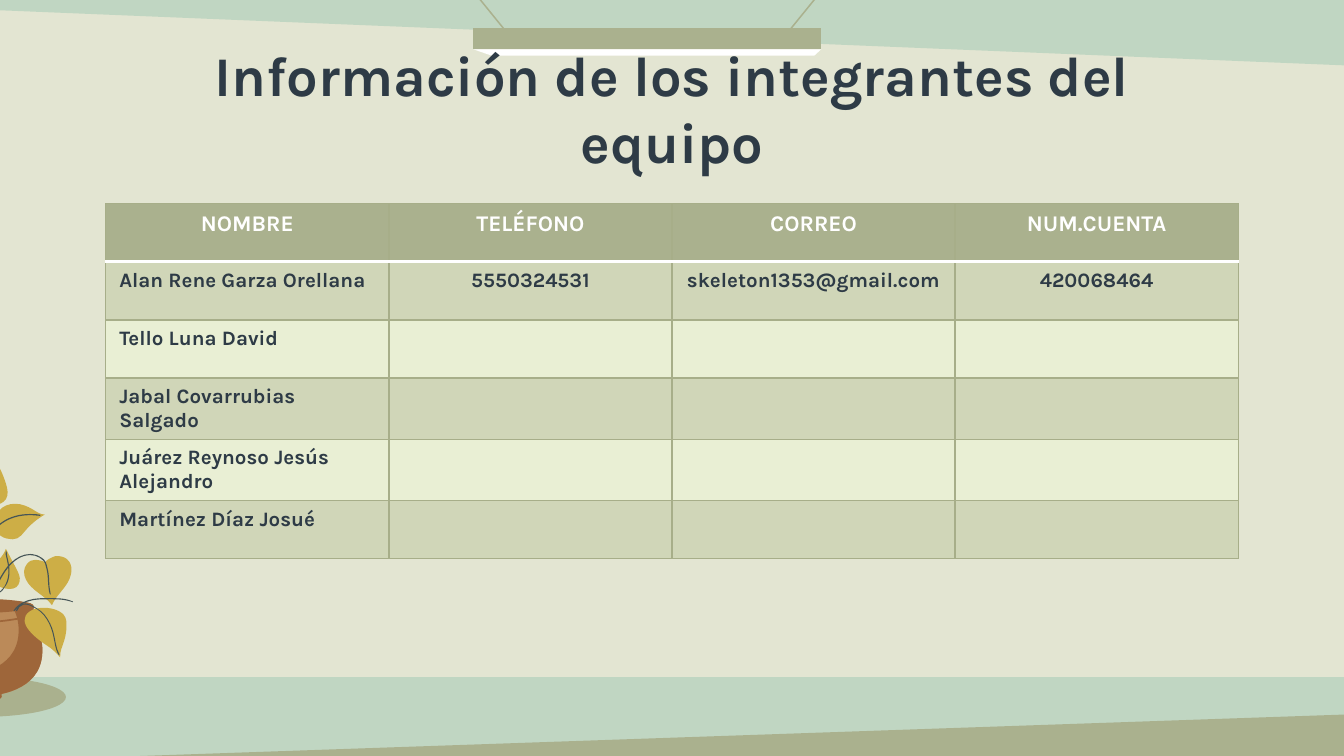
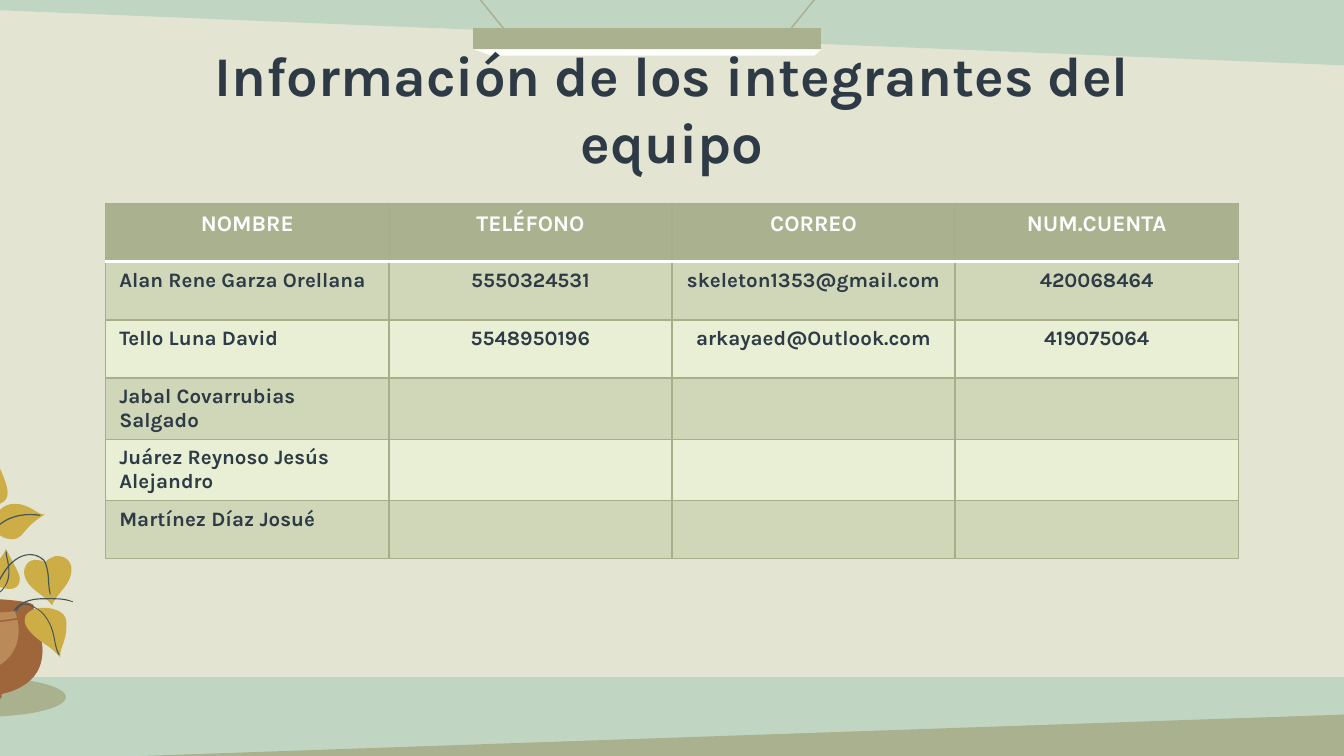
Before and after one commit to DavTello/Seminario-de-inestiigacion, a slide deck: slide 4 of Tareas y presentaciones/Tarea1.pptx. Drawn at 1344x756 pixels with LibreOffice and Linux fonts; fonts in the diff are those of the drawing. Boxes give left, top, right and bottom in pixels: in the first picture for what was removed or moved away, otherwise in the second. Text is boxed around its words. In the diff, an @@ line names an element or a change of style, - is before the commit and + after.

Commit message:
Adición del presentación con la información de tello y creación del pdf, se entrega el trabajo al correo mencionado

```diff
--- a/Tareas y presentaciones/Tarea1.pptx
+++ b/Tareas y presentaciones/Tarea1.pptx
@@ table at (106,204,1241,558) @@
-row 3: Tello Luna David |  |  | 
+row 3: Tello Luna David | 5548950196 | arkayaed@Outlook.com | 419075064
```
Also in this commit, not shown: 1 other slide changed, 1 other file.
